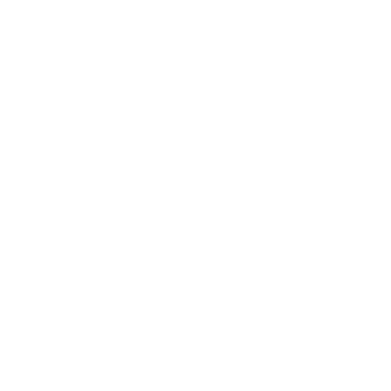
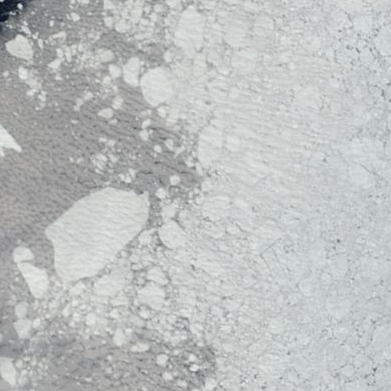
Layers edited between the first and the second w=391, h=391 image:
added layer "008_baffin_bay_100km_20080704.terra.truecolor.250m" above "Background" over (x1=0, y1=0, x2=391, y2=391)
